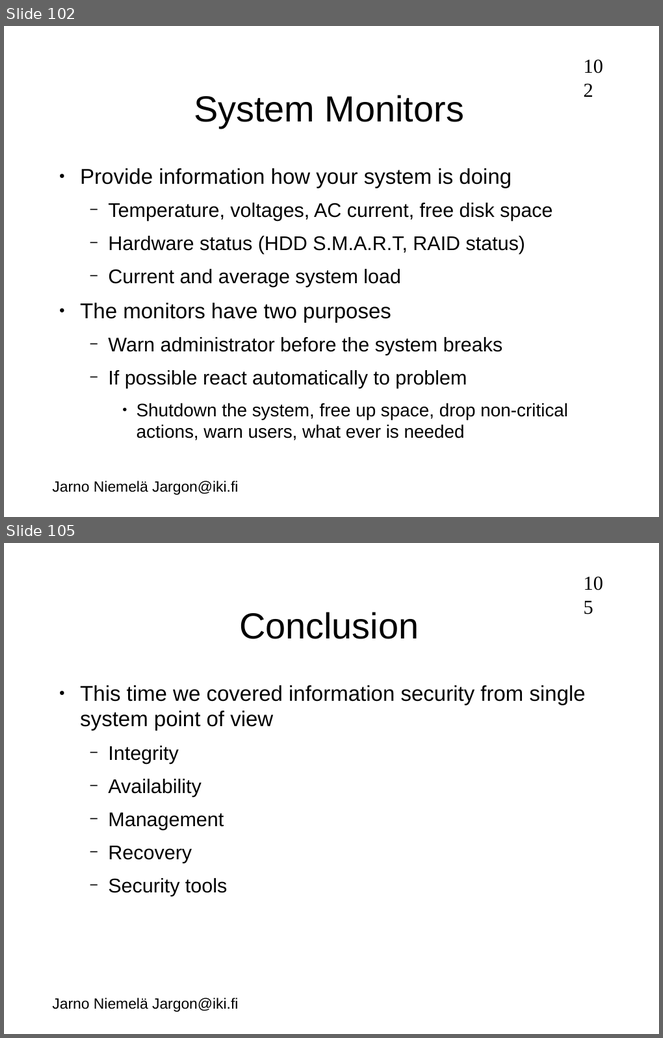
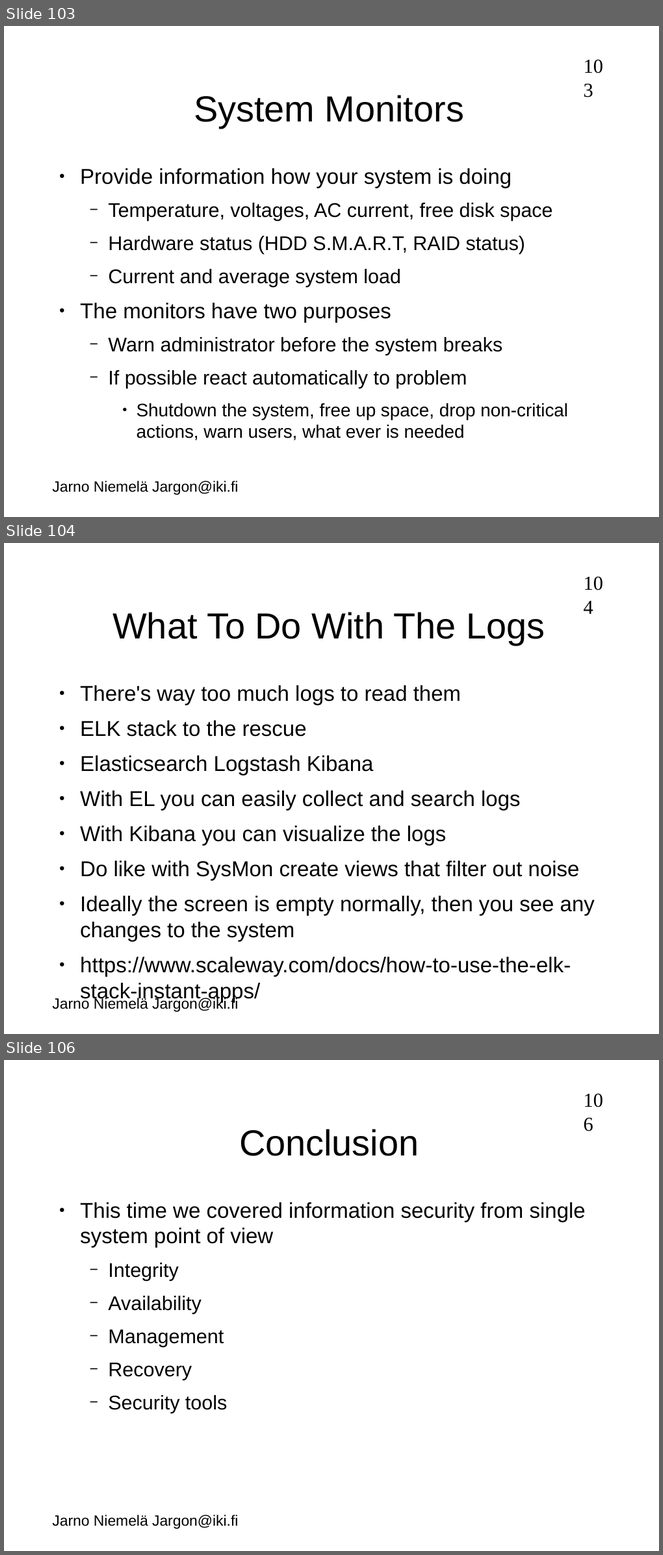
Before and after one commit to jarno-niemela/corporate_cyber_defence, a slide deck: Host security/Host security.odp. Shown one above the other, each under a label of ours: slides 102 and 105 before the commit, slides 103, 104 and 106 after it; the slides between them are not shown. The pictures are 663x1038 and 663x1555 pixels, drawn with LibreOffice and Linux fonts; fonts in the diff are those of the drawing; background and template pictures are left out. Boxes give left, top, right and bottom in pixels: in the first picture for what was removed or moved away, otherwise in the second. Text is boxed around its words. In the diff, an @@ line names an element or a change of style, - is before the commit and + after.

```diff
--- a/Host security/Host security.odp
+++ b/Host security/Host security.odp
@@ slide 104 added at (4,543,659,1034), background #FFFFFF; not listed: 2 template elements that a slide beside it also shows @@
@@ title added at (113,612,545,645), 44 pt, text #000000 @@
+What To Do With The Logs
@@ text added at (80,685,595,977), 26 pt, text #000000 @@
+● There's way too much logs to read them
+● ELK stack to the rescue
+● Elasticsearch Logstash Kibana
+● With EL you can easily collect and search logs
+● With Kibana you can visualize the logs
+● Do like with SysMon create views that filter out noise
+● Ideally the screen is empty normally, then you see any changes to the system
+● https://www.scaleway.com/docs/how-to-use-the-elk-stack-instant-apps/
@@ what was slide 102 is now slide 103 @@
@@ what was slide 105 is now slide 106 @@
```
Also in this commit, not shown: 4 slides changed, 3 other slides added, 3 slides removed.
